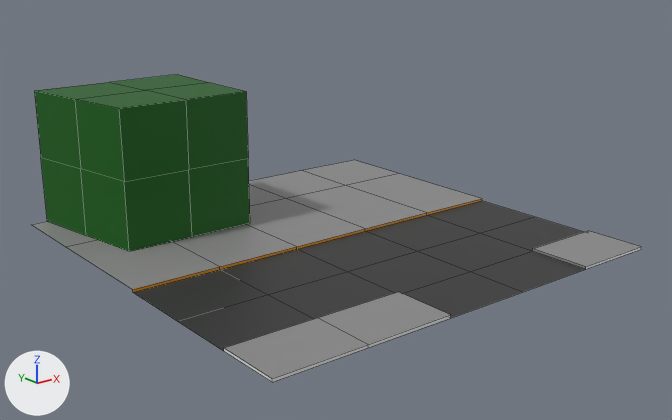
The OBJ model data/maps/3D/mcity/import/map/04_sept_r.obj, before and after one commit.
Both versions are drawn from a 50 mm camera at (-20.0, -25.6, 11.1) aimed at (-0.1, -0.7, 1.2). Every picture has the same lights, and +X, +Y and +Z are marked at lower left. Mesh edges are drawn as thin lines. Where no turn or scale is listed for an object, it has been applied to the vertices.

Script lines for the objects in view, before the commit:
```python
me_04_sept_r_grid_002 = bpy.data.meshes.new('04_sept_r_Grid.002')
me_04_sept_r_grid_002.from_pydata(...)  # 71 vertices, 51 faces; spans x -8.0..8.0, y -8.0..8.0, z -0.1..5.1
# faces by material slot: [4, 7, 12, 16, 12]
me_04_sept_r_grid_002.materials.append(mat_marsnull)  # white #e7e7e7
me_04_sept_r_grid_002.materials.append(mat_marsindx_233)  # orange #e79a00
me_04_sept_r_grid_002.materials.append(mat_marsindx_14)  # black #333333
me_04_sept_r_grid_002.materials.append(mat_marsindx_163)  # grey #8b8b8b
me_04_sept_r_grid_002.materials.append(mat_marsindx_63)  # dark green #005c00
# before: 0 (-8.0, -8.0, -0.1) at pixel (272, 382), 1 (-4.8, -8.0, -0.1) at pixel (368, 347), 2 (-1.6, -8.0, -0.1) at pixel (450, 318), 25 (-8.0, -8.0, 0.0) at pixel (272, 378), 26 (-4.8, -8.0, 0.0) at pixel (368, 344)
# before: 28 (-1.6, -8.0, 0.0) at pixel (450, 314)
# before: 4 (4.8, -8.0, -0.1) at pixel (585, 269), 5 (8.0, -8.0, -0.1) at pixel (641, 249), 48 (4.8, -8.0, 0.0) at pixel (585, 266), 50 (8.0, -8.0, 0.0) at pixel (641, 246)
# before: 53 (-6.5, 2.9, 5.1) at pixel (118, 108), 55 (-7.4, 8.0, 5.1) at pixel (34, 90), 57 (-1.4, 2.9, 5.1) at pixel (246, 91), 58 (-1.4, 8.0, 5.1) at pixel (177, 74), 60 (-6.5, 2.9, 2.5) at pixel (124, 181)
# before: 61 (-6.9, 5.5, 5.1) at pixel (74, 99), 62 (-7.4, 8.0, 2.5) at pixel (40, 157), 63 (-4.4, 8.0, 5.1) at pixel (109, 82), 64 (-1.4, 5.5, 5.1) at pixel (209, 82), 65 (-1.4, 2.9, 2.5) at pixel (248, 158)
# before: 67 (-3.9, 2.9, 5.1) at pixel (185, 99), 68 (-4.2, 5.5, 5.1) at pixel (145, 90), 69 (-3.9, 2.9, 2.5) at pixel (188, 169), 70 (-6.9, 5.5, 2.5) at pixel (80, 168)
ob_04_sept_r_grid_002 = bpy.data.objects.new('04_sept_r_Grid.002', me_04_sept_r_grid_002)
ob_04_sept_r_grid_002.location = (0.0, 0.0, 0.0)
```
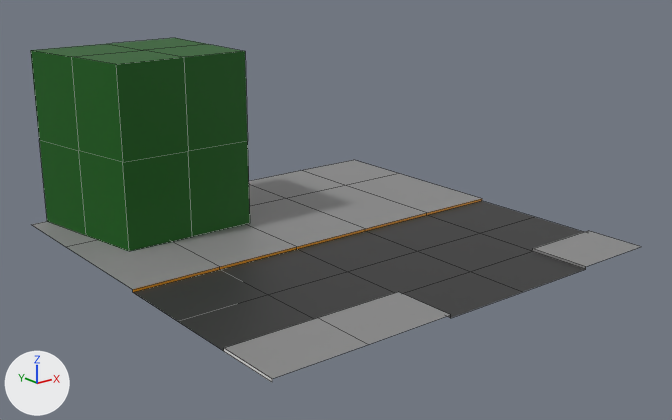
What differs and where, as boxes (x1, y1, x2, y2) in the pictures (672 x 420 px; the box of a moved part takes in the faces that stretch with it):
'04_sept_r_Grid.002', reshaped (12% taller)
    before: (31, 74, 641, 382)
    after: (31, 38, 641, 382)
part 1 of me_04_sept_r_grid_002, deleted
    before: (272, 315, 451, 382)
part 2 of me_04_sept_r_grid_002, deleted
    before: (586, 247, 641, 269)
part 3 of me_04_sept_r_grid_002, moved or reshaped
    before: (35, 74, 250, 251)
    after: (31, 38, 250, 251)

What the commit changed:
me_04_sept_r_grid_002 has 71 vertices, 51 faces and spans x -8.0..8.0, y -8.0..8.0, z -0.1..5.1.
me_04_sept_r_grid_002 is used by ob_04_sept_r_grid_002; location (0.0, 0.0, 0.0).
Verts and faces of me_04_sept_r_grid_002; kept vertices keep their numbers, new ones are numbered from 71.
Part 1, on me_04_sept_r_grid_002:
Vertices deleted: 1 (with the faces that use them).
Part 2, on me_04_sept_r_grid_002:
Vertices deleted: 5 (with the faces that use them).
Part 3, on me_04_sept_r_grid_002:
Vertices 53, 55, 57, 58, 61, 63, 64, 67, 68 move by (0.0, 0.0, 1.4).
Vertices 60, 62, 65, 69, 70 move by (0.0, 0.0, 0.7).
